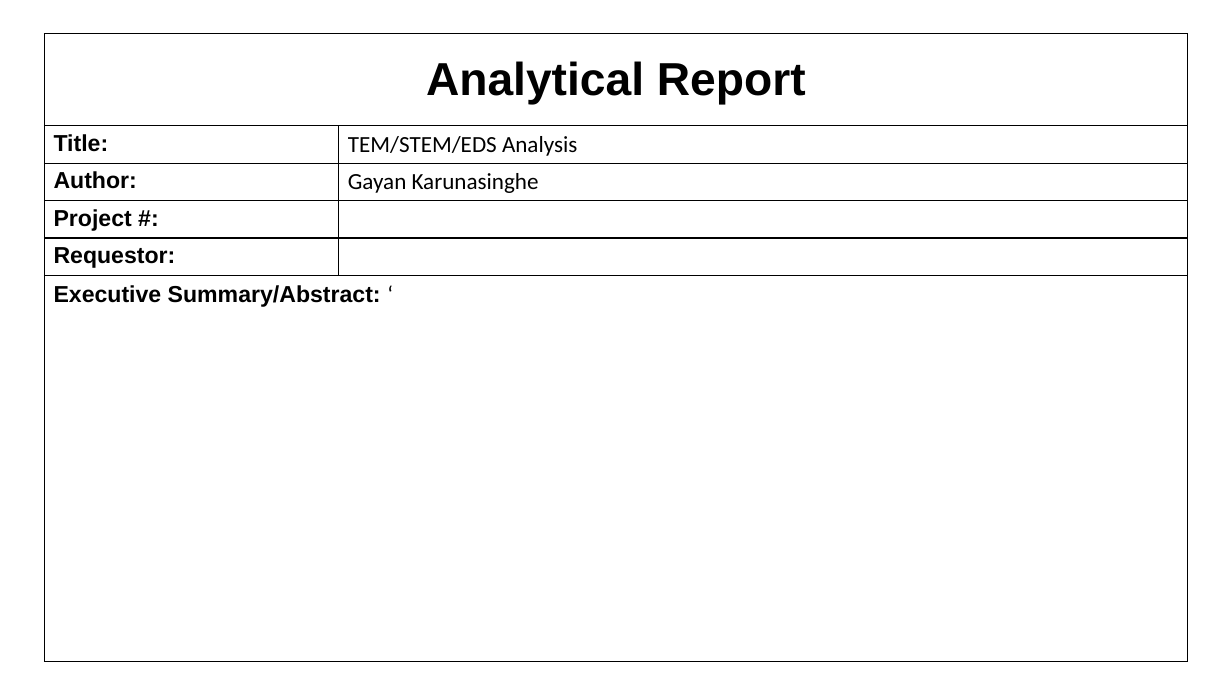
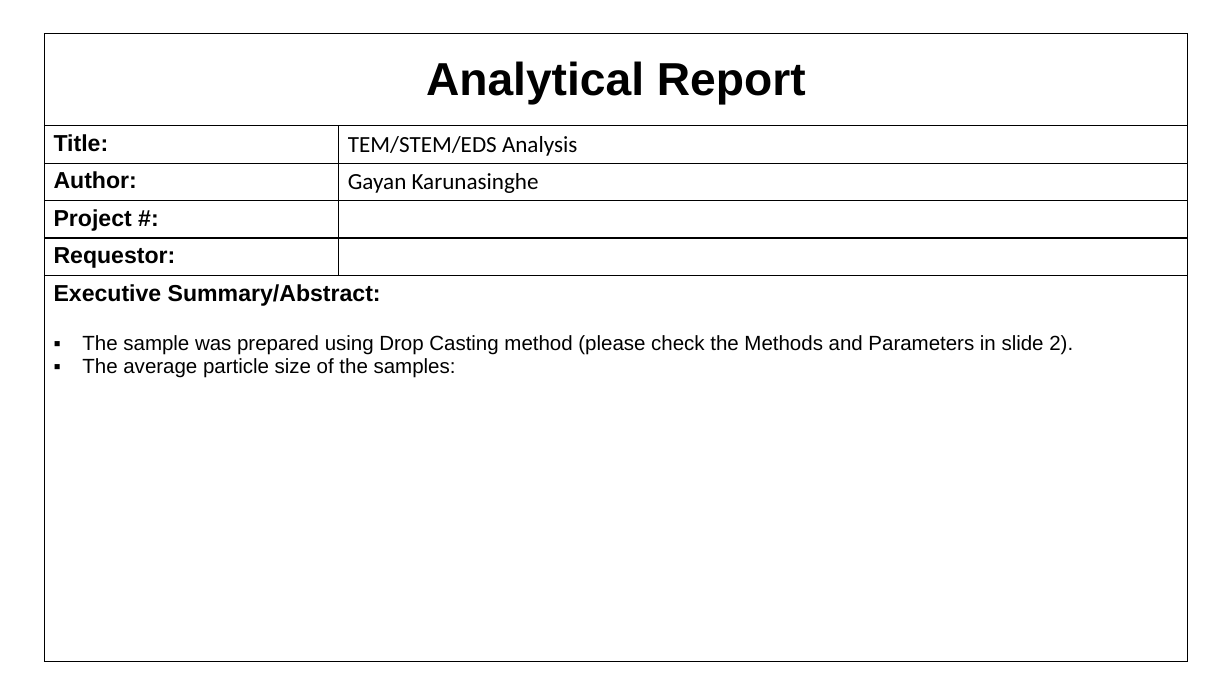
Before and after one commit to cvrl10/mini_project, a slide deck: slide 1 of report_template.pptx. Drawn at 1232x693 pixels with LibreOffice and Linux fonts; fonts in the diff are those of the drawing. Boxes give left, top, right and bottom in pixels: in the first picture for what was removed or moved away, otherwise in the second. Text is boxed around its words. In the diff, an @@ line names an element or a change of style, - is before the commit and + after.

Commit message:
I can now control rows of graph, and currently working on adding sample info on report slide

```diff
--- a/report_template.pptx
+++ b/report_template.pptx
@@ table at <box>44,33,1189,659</box> @@
-row 6, column 1: Executive Summary/Abstract: ‘
+row 6, column 1: Executive Summary/Abstract: / The sample was prepared using Drop Casting method (please check the Methods and Parameters in slide 2). / The average particle size of the samples:
```
Also in this commit, not shown: 1 other slide changed, 2 other files.
